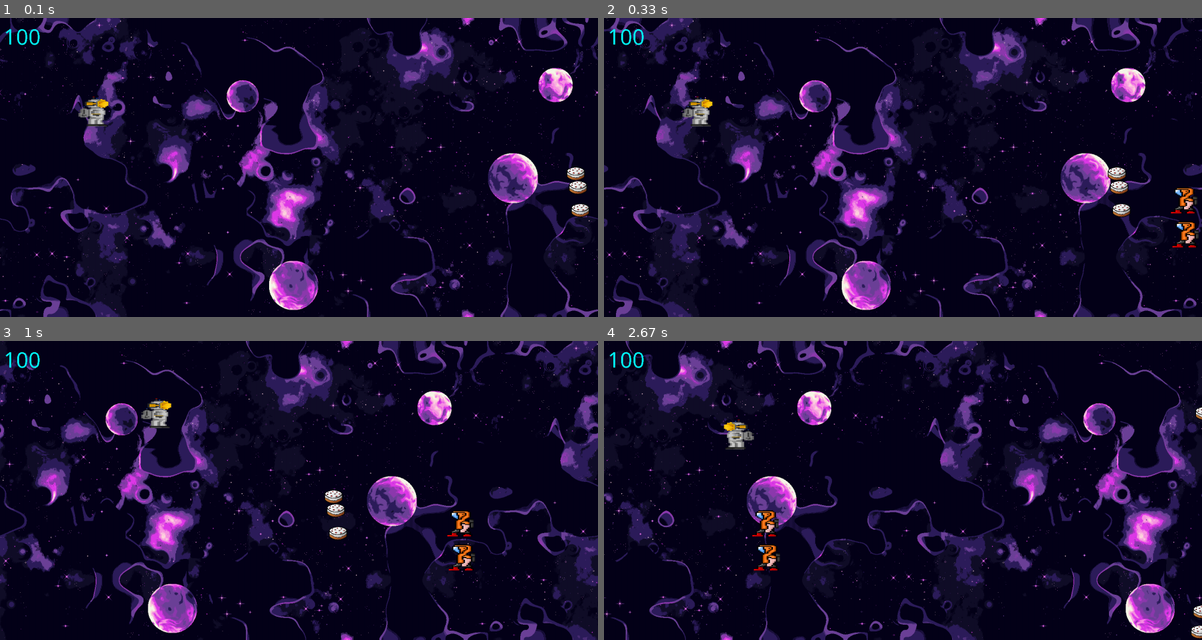
Above: before the commit, frames 1-4 (two rows, left to right).
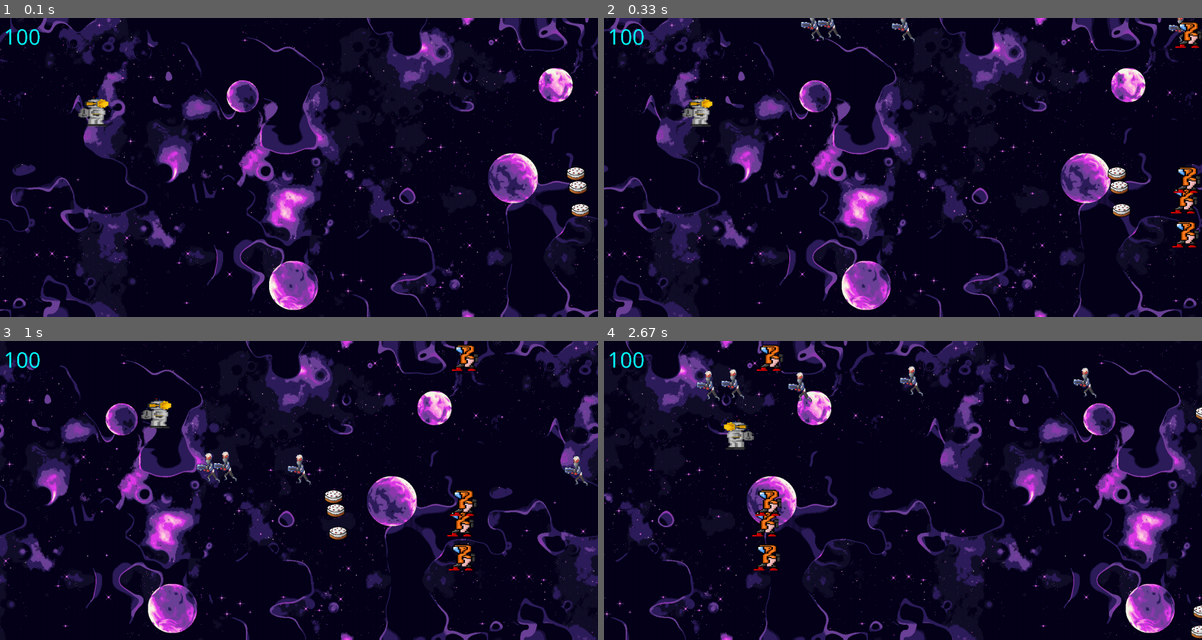
Above: after the commit, the same moments.

Repository: Isak410/pygame
Game: pygame game, started from new_main.py
Same seed, same stepped clock (60 frames per second), same inputs: the game is played once before the commit and once after it.
Inputs:
- Up to frame 1 (0.1 s): no input
- Up to frame 2 (0.33 s): no input
- Up to frame 3 (1 s): hold D 0.33-0.8 s; hold W from 0.83 s (still down)
- Up to frame 4 (2.67 s): release W at 1.13 s; hold D 1.17-1.63 s; hold A 1.67-2.2 s; hold S 2.23-2.53 s; hold A from 2.57 s (still down)

Frame 1 is identical in both runs. In frame 2, 0.8% of the frame differs, in the area x 32-100%, y 0-59%; in frame 3, 0.9%; in frame 4, 1.2%, in the area x 15-83%, y 1-59%.

Commit message:
MANGLER COLISION PÅ ENEMY 2

Diff:
--- a/new_main.py
+++ b/new_main.py
@@ -124,7 +124,7 @@
             if len(self.enemy_group2) < 5:
                 enemy2 = Enemy2()
                 self.all_sprites.add(enemy2)
-                self.enemy_group.add(enemy2)
+                self.enemy_group2.add(enemy2)
 
 
             if len(self.food_group) < 3:
--- a/sprites.py
+++ b/sprites.py
@@ -8,6 +8,10 @@
 
 enemy_img = pg.image.load("enemy.PNG")
 enemy_img = pg.transform.scale(enemy_img, (70,70))
+
+enemy2_img = pg.image.load("solider.PNG")
+enemy2_img = pg.transform.scale(enemy2_img, (100,100))
+enemy2_img = pg.transform.flip(enemy2_img,True,False)
 
 cake_img = pg.image.load("cake_img.png")
 cake_img = pg.transform.scale(cake_img, (50, 50))
@@ -57,7 +61,7 @@
         self.rect = self.image.get_rect()     #hitbox
         self.pos = vec(1700,randint(0,600))
         self.rect.center = self.pos
-        self.speed = 3
+        self.speed = 5
         self.enemyhealth = 100
 
         if self.enemyhealth <= 0:
@@ -78,23 +82,26 @@
 class Enemy2(pg.sprite.Sprite):
     def __init__(self):
         pg.sprite.Sprite.__init__(self)
-        self.image = enemy_img
+        self.image = enemy2_img
         self.rect = self.image.get_rect()     #hitbox
-        self.pos = vec(1700,randint(0,600))
+        self.pos = vec(randint(0,1700),-125)
         self.rect.center = self.pos
         self.speed = 3
         self.enemyhealth = 100
 
-        if self.enemyhealth <= 0:
-            print("nokka")
+
 
     def update(self):
         self.rect.center = self.pos # holder rect på player hver frame
         self.pos.y += 4
 
-        if self.pos.y < 900:
+        if self.pos.y > 900:
             self.pos.y = -125
-            self.pos.x = randint(100,700)
+            self.pos.x = randint(0,1600)
+        if self.enemyhealth <= 0:
+            print("nokka")
+
+
 
 class Food(pg.sprite.Sprite):
 
Binary file added: solider.png
